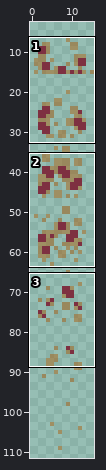
Sprite sheet, stored at ArmoredWarfare/Sprites/Particles/FireDust3.png. The first picture is a wide view before the edit; the outline marks the close-up.
Close-up. Old version:
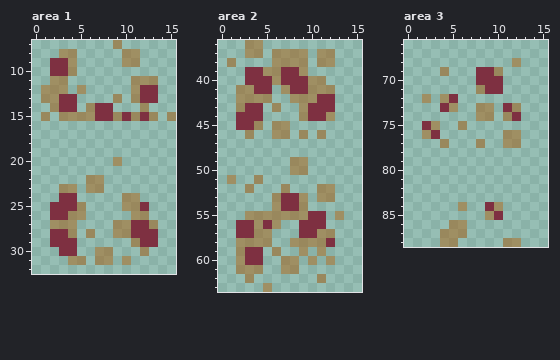
The file is 16x112 pixels. Shown: area 1: x 0..15, y 7..32; area 2: x 0..15, y 36..63; area 3: x 0..15, y 66..88. The wide view leaves out empty margins.
Now the later version:
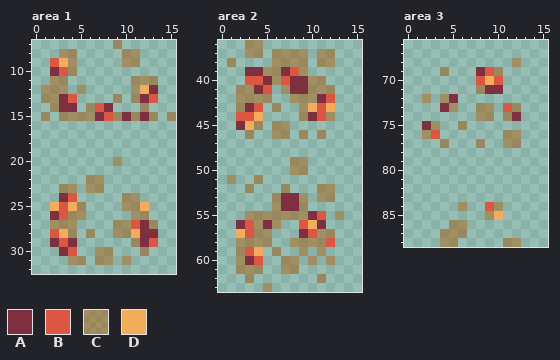
Palette (. is transparent): A #7e3041  B #db5743  C #aa580676  D #f3ac5c
The edit:
Changed rows in their new state; - is an unchanged pixel.
Area 1:
first column x 2:
 9 BD----------
10 -B----------
12 ----------D-
13 --B--------B
14 -----B------
15 ------B-----
first column x 2:
24 --B---------
25 DBD-------D-
26 -B----------
27 ---------B--
28 BD-------D--
29 -B---------B
30 --B---------
Area 2:
first column x 2:
39 ------B----
40 -BB--B-----
41 ---B-------
42 ----------B
43 --B-----DBD
44 BBD------B-
45 -D---------
first column x 2:
55 ---------B-
56 -B-----BD--
57 DB------B--
58 ----------B
59 -BD--------
60 --B--------
Area 3:
first column x 3:
69 ------B--
70 -----BDB-
73 --------B
76 B--------
first column x 9:
84 B-
85 -D
